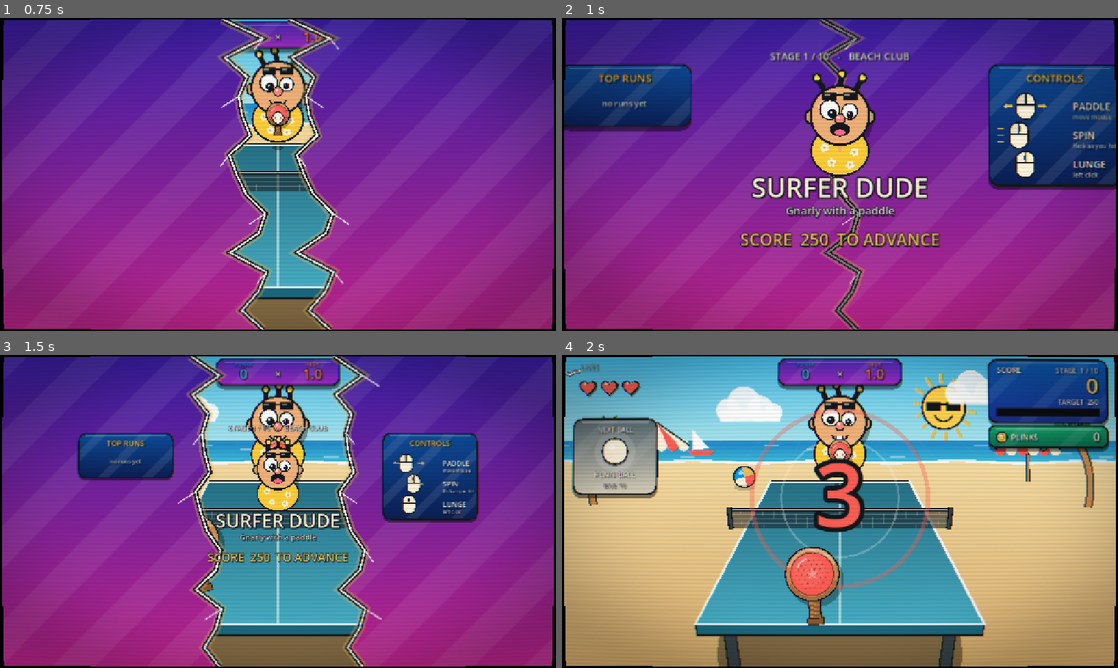
Above: before the commit, frames 1-4 (two rows, left to right).
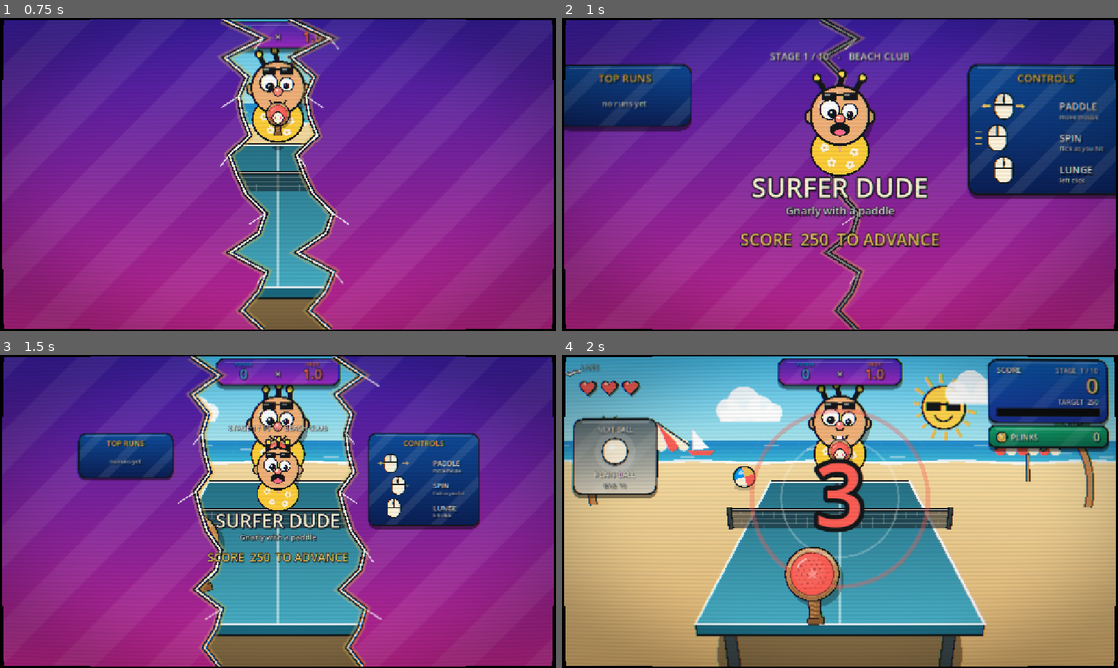
Above: after the commit, the same moments.

Repository: happsie/RoguePong
Game: Godot game, scene res://scenes/main.tscn
Two runs of this game, one before a commit and one after it. Both use one fixed random seed, a clock stepped at 60 frames per second and the inputs below.
Inputs (mouse positions are in pixels of both pictures, inside the frame that each line leads up to):
- Up to frame 1 (0.75 s): tap Enter at 0.5, 0.6 s; move the mouse to (400, 158) at 0.52 s; click (400, 158) at 0.67 s
- Up to frame 2 (1 s): tap Space at 0.77 s
- Up to frame 3 (1.5 s): drag from (166, 527) to (250, 574) at 1.27 s
- Up to frame 4 (2 s): no input

Frame 1 is identical in both runs. In frame 2, 5.9% of the frame differs, in the area x 72-100%, y 14-58%; in frame 3, 3.3%; in frame 4, nothing differs.

Commit message:
Wider controls panel so the spin icon has room
Co-Authored-By: Claude Sonnet 5.5 <noreply@anthropic.com>

Diff:
--- a/project.godot
+++ b/project.godot
@@ -1,11 +1,22 @@
 ; Engine configuration file.
+; It's best edited using the editor UI and not directly,
+; since the parameters that go here are not all obvious.
+;
+; Format:
+;   [section] ; section goes between []
+;   param=value ; assign values to parameters
+
 config_version=5
+
+[animation]
+
+compatibility/default_parent_skeleton_in_mesh_instance_3d=true
 
 [application]
 
 config/name="RoguePong"
 run/main_scene="res://scenes/main.tscn"
-config/features=PackedStringArray("4.5", "GL Compatibility")
+config/features=PackedStringArray("4.7", "GL Compatibility")
 
 [autoload]
 
@@ -16,7 +27,6 @@
 window/size/viewport_width=1280
 window/size/viewport_height=720
 window/stretch/mode="canvas_items"
-window/stretch/aspect="keep"
 
 [rendering]
 
--- a/scripts/hud_view.gd
+++ b/scripts/hud_view.gd
@@ -387,27 +387,27 @@
 func _controls_panel() -> void:
 	var t := game.time
 	var has_ability: bool = game.paddle_def.ability != ""
-	Art.vivid(self, Rect2(330, -240, 290, 330 if has_ability else 262), Color("0f4c9a"), Color("0b1f55"), t, 0.15, 20.0)
-	Art.text(self, "CONTROLS", Vector2(475, -204), 24, Art.GOLD)
-	var label_x := 478.0
-	var rows := [-150.0, -86.0, -22.0, 42.0]
+	Art.vivid(self, Rect2(285, -240, 340, 352 if has_ability else 282), Color("0f4c9a"), Color("0b1f55"), t, 0.15, 20.0)
+	Art.text(self, "CONTROLS", Vector2(455, -204), 24, Art.GOLD)
+	var label_x := 448.0
+	var rows := [-150.0, -80.0, -10.0, 60.0]
 	var lab := Color(1, 1, 1, 0.95)
 	# paddle follows the mouse, across the whole table
-	_mouse(Vector2(408, rows[0]), 0, t)
+	_mouse(Vector2(360, rows[0]), 0, t)
 	Art.text(self, "PADDLE", Vector2(label_x + 36, rows[0] + 8), 22, lab, HORIZONTAL_ALIGNMENT_LEFT)
 	Art.text(self, "move mouse", Vector2(label_x + 36, rows[0] + 28), 14, Color(1, 1, 1, 0.7), HORIZONTAL_ALIGNMENT_LEFT)
 	# spin: swipe across the ball
-	_mouse(Vector2(408, rows[1]), 1, t)
+	_mouse(Vector2(360, rows[1]), 1, t)
 	Art.text(self, "SPIN", Vector2(label_x + 36, rows[1] + 8), 22, lab, HORIZONTAL_ALIGNMENT_LEFT)
 	Art.text(self, "flick as you hit", Vector2(label_x + 36, rows[1] + 28), 14, Color(1, 1, 1, 0.7), HORIZONTAL_ALIGNMENT_LEFT)
 	# lunge: left click
-	_mouse(Vector2(408, rows[2]), 2, t)
+	_mouse(Vector2(360, rows[2]), 2, t)
 	Art.text(self, "LUNGE", Vector2(label_x + 36, rows[2] + 8), 22, lab, HORIZONTAL_ALIGNMENT_LEFT)
 	Art.text(self, "left click", Vector2(label_x + 36, rows[2] + 28), 14, Color(1, 1, 1, 0.7), HORIZONTAL_ALIGNMENT_LEFT)
 	# the paddle's ability, if it has one
 	if not has_ability:
 		return
-	_keycap(Vector2(400, rows[3]), Vector2(96, 42), "SPACE", maxf(0.0, sin(t * 3.0 + 1.5) * 2.0), 17)
+	_keycap(Vector2(360, rows[3]), Vector2(96, 42), "SPACE", maxf(0.0, sin(t * 3.0 + 1.5) * 2.0), 17)
 	Art.text(self, Paddles.ABILITY_NAMES[game.paddle_def.ability], Vector2(label_x + 36, rows[3] + 8), 22, lab, HORIZONTAL_ALIGNMENT_LEFT)
 	Art.text(self, "paddle ability", Vector2(label_x + 36, rows[3] + 28), 14, Color(1, 1, 1, 0.7), HORIZONTAL_ALIGNMENT_LEFT)
 
